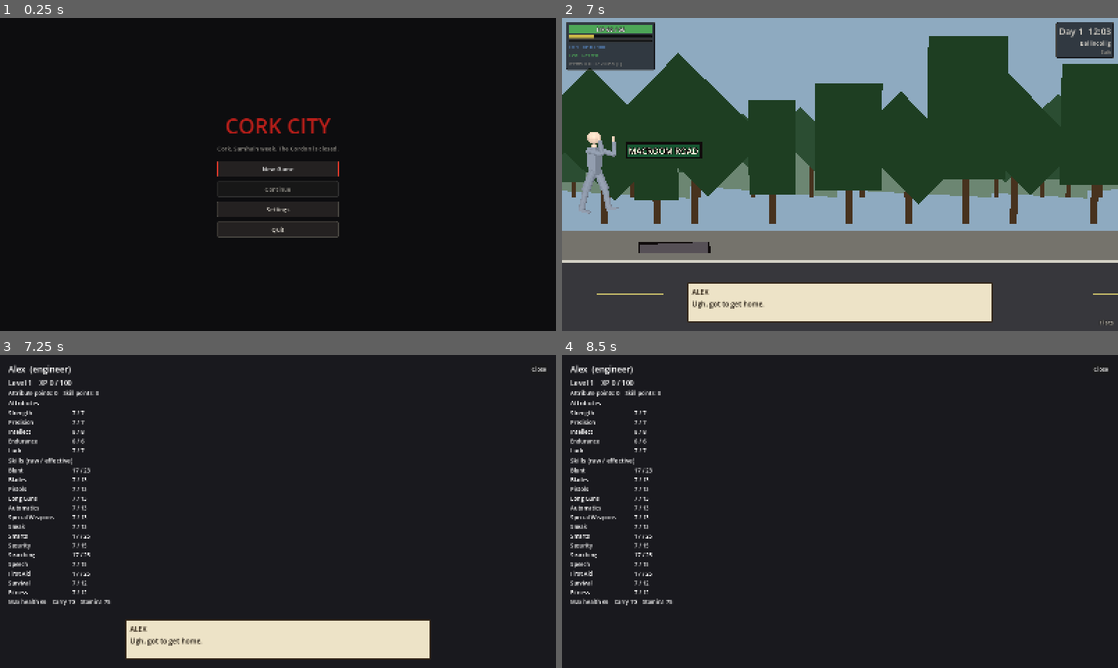
Above: before the commit, frames 1-4 (two rows, left to right).
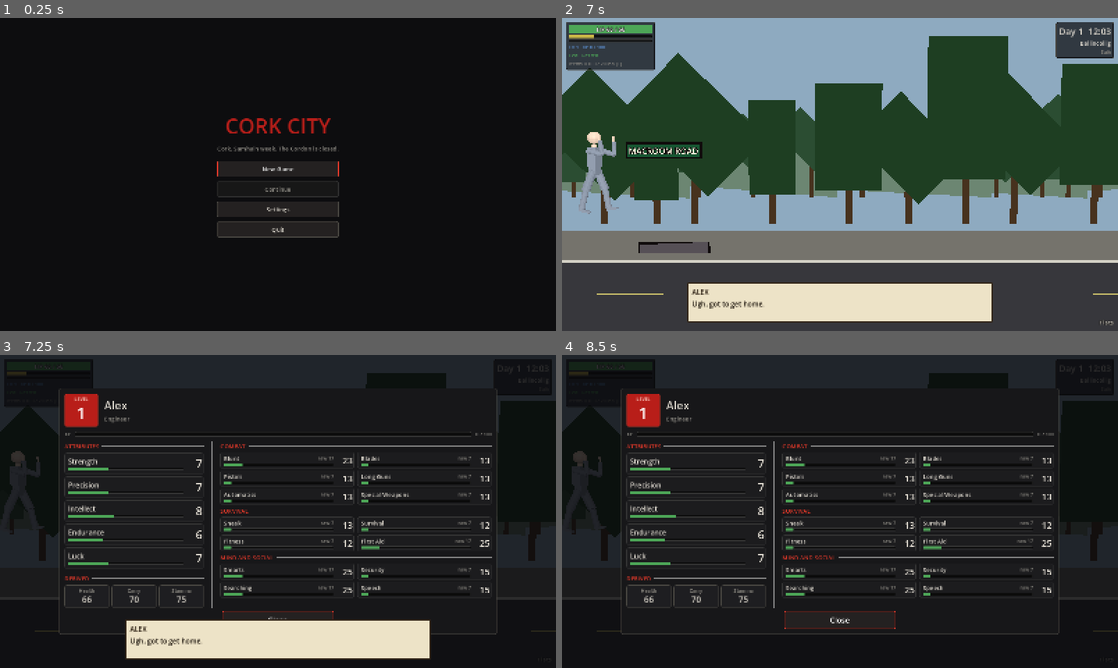
Above: after the commit, the same moments.

Repository: Natkiio/union-city-3d-remake
Game: Godot game, scene res://scenes/ui/main_menu.tscn
The game is run twice, just before and just after one commit, with the same random seed, the same clock (stepped at 60 frames per second) and the same inputs.
Inputs (mouse positions are in pixels of both pictures, inside the frame that each line leads up to):
- Up to frame 1 (0.25 s): no input
- Up to frame 2 (7 s): click "New Game" at 0.5 s; click (606, 49) at 1.27 s; type "Alex" at 1.35 s; click "New Game" at 2 s; click "Confirm" at 2.75 s; tap Enter (ui_accept) at 3.5 s; move the mouse to (962, 158) at 3.52 s; hold D (move_right) 3.53-4.28 s; hold Shift (run) 3.53-4.28 s; click (962, 158) at 3.67 s; tap W (jump) at 3.77, 4.52, 6.02, 6.77 s; move the mouse to (728, 190) at 4.27 s; hold A (move_left) 4.28-5.03 s; click (728, 190) at 4.35 s; tap Shift (run) at 4.55, 5.3, 6.05 s; move the mouse to (895, 105) at 5.02 s; hold D (move_right) 5.03-5.78 s; hold C (crouch) 5.03-5.78 s; click (895, 105) at 5.17 s; move the mouse to (812, 237) at 5.77 s; hold Up 5.78-6.53 s; tap 1 (equip_fists) at 5.85 s; click (812, 237) at 5.92 s; move the mouse to (1006, 221) at 6.52 s; hold A (move_left) from 6.53 s (still down); hold Shift (run) from 6.53 s (still down); tap 2 (equip_gun) at 6.6 s; click (1006, 221) at 6.67 s
- Up to frame 3 (7.25 s): keep holding A (move_left); keep holding Shift (run); tap K (open_skills) at 7.15 s
- Up to frame 4 (8.5 s): keep holding A (move_left); move the mouse to (673, 464) at 7.27 s; release Shift (run) at 7.28 s; tap 3 (equip_secondary) at 7.35 s; click (673, 464) at 7.42 s; tap W (jump) at 7.52 s; tap Shift (run) at 7.55, 8.3 s; move the mouse to (867, 511) at 8.02 s; hold E (interact) from 8.03 s (still down); click (867, 511) at 8.17 s

Frames 1-2 are identical in both runs. In frame 3, 8.5% of the frame differs, in the area x 1-99%, y 3-90%; in frame 4, 8.7%.

Commit message:
Level-up and skills screens: centred panel, level badge, XP bar, points counters, large steppers, grouped skill grid, tooltips

Diff:
--- a/scripts/progression/level_up.gd
+++ b/scripts/progression/level_up.gd
@@ -1,20 +1,24 @@
 extends Control
 ## Spend-points screen shown after a level-up. Emits `done`. Scene: scenes/ui/level_up.tscn
-## The Done button sits above the scrolling list so it is always reachable.
+## Enter or Esc closes it; "+" buttons are keyboard-focusable.
 
 signal done
 
 
 func _ready() -> void:
-	var box := ProgUI.backdrop(self)
-	var head := HBoxContainer.new()
-	head.add_child(ProgUI.label("Level up!", 28))
-	var spacer := Control.new()
-	spacer.size_flags_horizontal = Control.SIZE_EXPAND_FILL
-	head.add_child(spacer)
-	head.add_child(ProgUI.button("Done", func(): done.emit()))
-	box.add_child(head)
-	box.add_child(ProgUI.scrolled(PointsPanel.new()))
+	var box := ProgUI.sheet(self, Vector2(1260, 0))
+	var panel := PointsPanel.new()
+	box.add_child(panel)
+	var btn := UITheme.button("Done", func(): done.emit())
+	btn.custom_minimum_size = Vector2(320, 52)
+	btn.add_theme_font_size_override("font_size", 22)
+	btn.size_flags_horizontal = Control.SIZE_SHRINK_CENTER
+	box.add_child(btn)
+	var hint := UITheme.label("Enter or Esc to close. Hover a stat for details.", UITheme.FS_SMALL, UITheme.TEXT_DIM)
+	hint.horizontal_alignment = HORIZONTAL_ALIGNMENT_CENTER
+	box.add_child(hint)
+	panel.fallback_focus = btn
+	btn.grab_focus.call_deferred()
 
 
 func _unhandled_input(event: InputEvent) -> void:
--- a/scripts/progression/points_panel.gd
+++ b/scripts/progression/points_panel.gd
@@ -1,37 +1,262 @@
 class_name PointsPanel
 extends VBoxContainer
-## Attribute and skill rows with "+" buttons that spend Stats points.
-## Rebuilds itself on Events.stats_changed. Used by the level-up and skills screens.
+## The character sheet body: header (name, level badge, XP, points to spend),
+## attributes on the left, skills in grouped two-column grids on the right.
+## "+" buttons spend Stats points unless allow_spend is false (skills sheet).
+## Rebuilds itself on Events.stats_changed.
+
+const SKILL_GROUPS := [
+	["Combat", ["blunt", "blades", "pistols", "longGuns", "automatics", "specialWeapons"]],
+	["Survival", ["sneak", "survival", "fitness", "firstAid"]],
+	["Mind and social", ["smarts", "security", "searching", "speech"]],
+]
+const ATTR_W := 400
+const STEP := Vector2(44, 44)
 
 var allow_spend: bool = true
+## Button to focus when the focused "+" disappears (set by the owner screen).
+var fallback_focus: Control = null
+
+var _focus_key: String = ""
 
 
 func _ready() -> void:
+	add_theme_constant_override("separation", 12)
 	Events.stats_changed.connect(rebuild)
 	rebuild()
 
 
 func rebuild() -> void:
+	var owner_focus := get_viewport().gui_get_focus_owner() if is_inside_tree() else null
+	if owner_focus != null and owner_focus.has_meta("key") and is_ancestor_of(owner_focus):
+		_focus_key = str(owner_focus.get_meta("key"))
 	ProgUI.clear(self)
-	add_child(ProgUI.label("Level %d    XP %d / %d" % [Stats.level, Stats.xp, Stats.xp_to_next()], 20))
-	add_child(ProgUI.label("Attribute points: %d    Skill points: %d" % [Stats.attribute_points, Stats.skill_points]))
-	add_child(ProgUI.label("Attributes", 18))
+	add_child(_header())
+	add_child(_xp_row())
+	var body := HBoxContainer.new()
+	body.add_theme_constant_override("separation", 22)
+	body.size_flags_vertical = Control.SIZE_EXPAND_FILL
+	body.add_child(_attributes())
+	var sep := VSeparator.new()
+	body.add_child(sep)
+	body.add_child(_skills())
+	add_child(body)
+	_restore_focus.call_deferred()
+
+
+func _restore_focus() -> void:
+	if _focus_key == "":
+		return
+	for b in find_children("*", "Button", true, false):
+		if b.has_meta("key") and b.get_meta("key") == _focus_key and not (b as Button).disabled:
+			b.grab_focus()
+			return
+	_focus_key = ""
+	if fallback_focus != null and fallback_focus.is_inside_tree():
+		fallback_focus.grab_focus()
+
+
+# --- header -----------------------------------------------------------------
+
+func _header() -> Control:
+	var h := HBoxContainer.new()
+	h.add_theme_constant_override("separation", 18)
+	# Level badge
+	var badge := PanelContainer.new()
+	badge.add_theme_stylebox_override("panel", UITheme.box(UITheme.ACCENT, UITheme.ACCENT_HI, 2, 4, 6))
+	badge.custom_minimum_size = Vector2(96, 0)
+	var bv := VBoxContainer.new()
+	bv.add_theme_constant_override("separation", -4)
+	var bl := UITheme.label("LEVEL", UITheme.FS_SMALL, Color(1, 0.85, 0.8))
+	bl.horizontal_alignment = HORIZONTAL_ALIGNMENT_CENTER
+	var bn := UITheme.label(str(Stats.level), 48, Color.WHITE)
+	bn.horizontal_alignment = HORIZONTAL_ALIGNMENT_CENTER
+	bv.add_child(bl)
+	bv.add_child(bn)
+	badge.add_child(bv)
+	h.add_child(badge)
+	# Name and background
+	var nv := VBoxContainer.new()
+	nv.alignment = BoxContainer.ALIGNMENT_CENTER
+	nv.size_flags_horizontal = Control.SIZE_EXPAND_FILL
+	var who := Stats.player_name if Stats.player_name != "" else "Survivor"
+	nv.add_child(UITheme.label(who, 32))
+	var bg := Stats.background.capitalize() if Stats.background != "" else "No background"
+	nv.add_child(UITheme.label(bg, UITheme.FS_BODY, UITheme.TEXT_DIM))
+	h.add_child(nv)
+	# Points to spend
+	if allow_spend:
+		h.add_child(_points_chip("ATTRIBUTE POINTS", Stats.attribute_points))
+		h.add_child(_points_chip("SKILL POINTS", Stats.skill_points))
+	return h
+
+
+func _points_chip(title: String, n: int) -> Control:
+	var lit := n > 0
+	var p := PanelContainer.new()
+	p.custom_minimum_size = Vector2(190, 0)
+	p.add_theme_stylebox_override("panel", UITheme.box(
+		Color(0.22, 0.17, 0.05) if lit else Color(0.11, 0.11, 0.12),
+		UITheme.WARN if lit else UITheme.PANEL_EDGE, 2 if lit else 1, 4, 6))
+	var v := VBoxContainer.new()
+	v.add_theme_constant_override("separation", -4)
+	var t := UITheme.label(title, UITheme.FS_SMALL, UITheme.WARN if lit else UITheme.TEXT_DIM)
+	t.horizontal_alignment = HORIZONTAL_ALIGNMENT_CENTER
+	var num := UITheme.label(str(n), 40, UITheme.WARN if lit else UITheme.TEXT_DIM)
+	num.horizontal_alignment = HORIZONTAL_ALIGNMENT_CENTER
+	v.add_child(t)
+	v.add_child(num)
+	p.add_child(v)
+	return p
+
+
+func _xp_row() -> Control:
+	var h := HBoxContainer.new()
+	h.add_theme_constant_override("separation", 12)
+	h.add_child(UITheme.label("XP", UITheme.FS_SMALL, UITheme.TEXT_DIM))
+	var b := UITheme.bar(UITheme.XP, 14.0, 100.0)
+	b.size_flags_horizontal = Control.SIZE_EXPAND_FILL
+	b.size_flags_vertical = Control.SIZE_SHRINK_CENTER
+	b.max_value = maxf(1.0, float(Stats.xp_to_next()))
+	b.value = float(Stats.xp)
+	h.add_child(b)
+	h.add_child(UITheme.label("%d / %d" % [Stats.xp, Stats.xp_to_next()], UITheme.FS_SMALL, UITheme.TEXT_DIM))
+	return h
+
+
+# --- attributes ---------------------------------------------------------------
+
+func _attributes() -> Control:
+	var v := VBoxContainer.new()
+	v.custom_minimum_size.x = ATTR_W
+	v.add_theme_constant_override("separation", 8)
+	v.add_child(_heading("Attributes"))
 	for a in Stats.ATTRIBUTES:
-		add_child(_row(a, Stats.attr_base(a), Stats.attr(a), Stats.attribute_points > 0, func(): Stats.spend_attr(a)))
-	add_child(ProgUI.label("Skills (raw / effective)", 18))
-	for s in Stats.skill_names():
-		add_child(_row(s, Stats.skill(s), Stats.adjusted_skill(s), Stats.skill_points > 0, func(): Stats.spend_skill(s)))
-	add_child(ProgUI.label("Max health %d    Carry %d    Stamina %d" % [Stats.max_health(), Stats.carry_weight(), Stats.stamina_max()]))
-
-
-func _row(row_name: String, raw: int, eff: int, can_spend: bool, cb: Callable) -> HBoxContainer:
-	var h := HBoxContainer.new()
-	var n := ProgUI.label(row_name.capitalize())
-	n.custom_minimum_size.x = 180
-	h.add_child(n)
-	h.add_child(ProgUI.label("%d / %d" % [raw, eff]))
+		var can: bool = allow_spend and Stats.attribute_points > 0 and Stats.attr_base(a) < Stats.attribute_max()
+		v.add_child(_row(a, Stats.attr_base(a), Stats.attr_base(a), Stats.attribute_max(), 24, 60, can,
+			func(): Stats.spend_attr(a), "", Stats.attr(a)))
+	var gap := Control.new()
+	gap.size_flags_vertical = Control.SIZE_EXPAND_FILL
+	v.add_child(gap)
+	v.add_child(_heading("Derived"))
+	var chips := HBoxContainer.new()
+	chips.add_theme_constant_override("separation", 8)
+	chips.add_child(_chip("Health", str(int(Stats.max_health()))))
+	chips.add_child(_chip("Carry", str(int(Stats.carry_weight()))))
+	chips.add_child(_chip("Stamina", str(Stats.stamina_max())))
+	v.add_child(chips)
+	return v
+
+
+func _chip(title: String, value: String) -> Control:
+	var p := PanelContainer.new()
+	p.size_flags_horizontal = Control.SIZE_EXPAND_FILL
+	p.add_theme_stylebox_override("panel", UITheme.box(Color(0.12, 0.12, 0.13), UITheme.PANEL_EDGE, 1, 3, 6))
+	var v := VBoxContainer.new()
+	v.add_theme_constant_override("separation", -2)
+	var t := UITheme.label(title, UITheme.FS_SMALL, UITheme.TEXT_DIM)
+	t.horizontal_alignment = HORIZONTAL_ALIGNMENT_CENTER
+	var n := UITheme.label(value, 24)
+	n.horizontal_alignment = HORIZONTAL_ALIGNMENT_CENTER
+	v.add_child(t)
+	v.add_child(n)
+	p.add_child(v)
+	return p
+
+
+# --- skills ---------------------------------------------------------------------
+
+func _skills() -> Control:
+	var v := VBoxContainer.new()
+	v.size_flags_horizontal = Control.SIZE_EXPAND_FILL
+	v.add_theme_constant_override("separation", 6)
+	var known := Stats.skill_names()
+	for g in SKILL_GROUPS:
+		v.add_child(_heading(g[0]))
+		var grid := GridContainer.new()
+		grid.columns = 2
+		grid.add_theme_constant_override("h_separation", 10)
+		grid.add_theme_constant_override("v_separation", 6)
+		for s in g[1]:
+			if s not in known:
+				continue
+			var can: bool = allow_spend and Stats.skill_points > 0 and Stats.skill(s) < Stats.skill_max()
+			var r := _row(s, Stats.skill(s), Stats.adjusted_skill(s), Stats.skill_max(), 18, 46, can,
+				func(): Stats.spend_skill(s), Stats.skill_attr(s))
+			r.size_flags_horizontal = Control.SIZE_EXPAND_FILL
+			grid.add_child(r)
+		v.add_child(grid)
+	return v
+
+
+func _heading(text: String) -> Control:
+	var h := HBoxContainer.new()
+	h.add_theme_constant_override("separation", 10)
+	h.add_child(UITheme.label(text.to_upper(), UITheme.FS_BODY, UITheme.ACCENT_HI))
+	var line := HSeparator.new()
+	line.size_flags_horizontal = Control.SIZE_EXPAND_FILL
+	line.size_flags_vertical = Control.SIZE_SHRINK_CENTER
+	h.add_child(line)
+	return h
+
+
+## One stat row: name, bar of the raw value, the number that counts, a "+" step.
+## `shown` is the big number (raw attribute, or effective skill).
+func _row(key: String, raw: int, shown: int, maxv: int, _bar_h: int, height: int, can_spend: bool,
+		cb: Callable, attr_of: String, effective_attr: int = -1) -> Control:
+	var info: Dictionary = Data.entry("skills", key)
+	var is_attr := attr_of == ""
+	var p := PanelContainer.new()
+	p.custom_minimum_size.y = height
+	p.mouse_filter = Control.MOUSE_FILTER_PASS
+	var lit := can_spend
+	p.add_theme_stylebox_override("panel", UITheme.box(
+		Color(0.16, 0.14, 0.10) if lit else Color(0.11, 0.11, 0.12),
+		UITheme.WARN.darkened(0.25) if lit else Color(0.2, 0.2, 0.2), 1, 3, 4))
+	(p.get_theme_stylebox("panel") as StyleBoxFlat).content_margin_left = 10
+	var tip := str(info.get("desc", ""))
+	if not is_attr:
+		tip += "\n\nRaised by %s. Effective skill = raw + attribute bonus." % attr_of.capitalize()
+	elif effective_attr != raw:
+		tip += "\n\nCurrently %d after hunger and sleep penalties." % effective_attr
+	p.tooltip_text = tip
+	var h := HBoxContainer.new()
+	h.add_theme_constant_override("separation", 10)
+	p.add_child(h)
+	var mid := VBoxContainer.new()
+	mid.size_flags_horizontal = Control.SIZE_EXPAND_FILL
+	mid.alignment = BoxContainer.ALIGNMENT_CENTER
+	mid.add_theme_constant_override("separation", 3)
+	var name_row := HBoxContainer.new()
+	name_row.add_child(UITheme.label(str(info.get("title", key)).capitalize(), UITheme.FS_BODY + (3 if is_attr else 0)))
+	if not is_attr:
+		var sp := Control.new()
+		sp.size_flags_horizontal = Control.SIZE_EXPAND_FILL
+		name_row.add_child(sp)
+		name_row.add_child(UITheme.label("raw %d" % raw, UITheme.FS_SMALL, UITheme.TEXT_DIM))
+	mid.add_child(name_row)
+	var b := UITheme.bar(UITheme.GOOD if not lit else UITheme.WARN, 8.0, 60.0)
+	b.max_value = maxv
+	b.value = raw
+	b.mouse_filter = Control.MOUSE_FILTER_PASS
+	mid.add_child(b)
+	h.add_child(mid)
+	var num_box := VBoxContainer.new()
+	num_box.alignment = BoxContainer.ALIGNMENT_CENTER
+	num_box.add_theme_constant_override("separation", -3)
+	var n := UITheme.label(str(shown), 34 if is_attr else 26, UITheme.WARN if lit else UITheme.TEXT)
+	n.horizontal_alignment = HORIZONTAL_ALIGNMENT_RIGHT
+	n.custom_minimum_size.x = 44
+	num_box.add_child(n)
+	h.add_child(num_box)
 	if allow_spend:
-		var b := ProgUI.button("+", cb)
-		b.disabled = not can_spend
-		h.add_child(b)
-	return h
+		var btn := Button.new()
+		btn.text = "+"
+		btn.custom_minimum_size = STEP if is_attr else Vector2(38, 36)
+		btn.add_theme_font_size_override("font_size", 26)
+		btn.disabled = not can_spend
+		btn.tooltip_text = "Spend a point on %s" % str(info.get("title", key)).capitalize()
+		btn.set_meta("key", key)
+		btn.pressed.connect(cb)
+		h.add_child(btn)
+	return p
--- a/scripts/progression/skills_sheet.gd
+++ b/scripts/progression/skills_sheet.gd
@@ -5,17 +5,16 @@
 
 
 func _ready() -> void:
-	var box := ProgUI.backdrop(self)
-	var head := HBoxContainer.new()
-	head.add_child(ProgUI.label("%s  (%s)" % [Stats.player_name if Stats.player_name != "" else "Survivor", Stats.background], 24))
-	var spacer := Control.new()
-	spacer.size_flags_horizontal = Control.SIZE_EXPAND_FILL
-	head.add_child(spacer)
-	head.add_child(ProgUI.button("Close", func(): closed.emit()))
-	box.add_child(head)
+	var box := ProgUI.sheet(self, Vector2(1260, 0))
 	var p := PointsPanel.new()
 	p.allow_spend = false
-	box.add_child(ProgUI.scrolled(p))
+	box.add_child(p)
+	var btn := UITheme.button("Close", func(): closed.emit())
+	btn.custom_minimum_size = Vector2(320, 52)
+	btn.add_theme_font_size_override("font_size", 22)
+	btn.size_flags_horizontal = Control.SIZE_SHRINK_CENTER
+	box.add_child(btn)
+	btn.grab_focus.call_deferred()
 
 
 func _unhandled_input(event: InputEvent) -> void:
--- a/scripts/progression/ui_util.gd
+++ b/scripts/progression/ui_util.gd
@@ -33,6 +33,28 @@
 	return box
 
 
+## Dimmed backdrop with a centred themed panel; returns the box inside it.
+static func sheet(root: Control, panel_size: Vector2) -> VBoxContainer:
+	root.theme = UITheme.theme()
+	root.process_mode = Node.PROCESS_MODE_ALWAYS
+	root.set_anchors_preset(Control.PRESET_FULL_RECT)
+	var dim := ColorRect.new()
+	dim.color = Color(0.03, 0.03, 0.04, 0.82)
+	dim.set_anchors_preset(Control.PRESET_FULL_RECT)
+	root.add_child(dim)
+	var center := CenterContainer.new()
+	center.set_anchors_preset(Control.PRESET_FULL_RECT)
+	root.add_child(center)
+	var panel := PanelContainer.new()
+	panel.custom_minimum_size = panel_size
+	panel.add_theme_stylebox_override("panel", UITheme.box(Color(0.09, 0.09, 0.10), UITheme.PANEL_EDGE, 2, 4, 16))
+	center.add_child(panel)
+	var box := VBoxContainer.new()
+	box.add_theme_constant_override("separation", 10)
+	panel.add_child(box)
+	return box
+
+
 ## Wraps a long panel so it scrolls instead of running off the screen.
 static func scrolled(content: Control) -> ScrollContainer:
 	var sc := ScrollContainer.new()
--- /dev/null
+++ b/tests/capture_levelup.gd
@@ -0,0 +1,43 @@
+extends SceneTree
+## Not a test: screenshots the level-up screen and the skills sheet.
+##   godot --path . -s tests/capture_levelup.gd -- out=/tmp/levelup_after
+
+func _initialize() -> void:
+	var out := "/tmp/levelup_after"
+	for a in OS.get_cmdline_user_args():
+		if a.begins_with("out="):
+			out = a.substr(4)
+	DirAccess.make_dir_recursive_absolute(out)
+	await process_frame
+	var sg := root.get_node_or_null("SaveGame")
+	if sg: sg.autosave_enabled = false
+	var world := root.get_node("World")
+	world.fade_enabled = false
+	var stats := root.get_node("Stats")
+	if stats.has_method("set_background"):
+		stats.set_background("farmer")
+	stats.player_name = "Seán"
+	world.start_new_game()
+	for i in 30:
+		await process_frame
+	var ui := root.get_tree().get_first_node_in_group("ui_controller")
+	for n in root.get_tree().get_nodes_in_group("run_overlay"):
+		n.queue_free()
+	stats.add_xp(stats.xp_to_next())
+	for i in 20:
+		await process_frame
+	stats.spend_attr("strength")
+	stats.spend_skill("blunt")
+	stats.spend_skill("blunt")
+	for i in 10:
+		await process_frame
+	root.get_viewport().get_texture().get_image().save_png(out.path_join("levelup.png"))
+	ui.top().done.emit()
+	for i in 5:
+		await process_frame
+	ui.open_skills() if ui.has_method("open_skills") else null
+	for i in 20:
+		await process_frame
+	root.get_viewport().get_texture().get_image().save_png(out.path_join("sheet.png"))
+	print("saved")
+	quit(0)
Not shown, added: tests/capture_levelup.gd.uid
